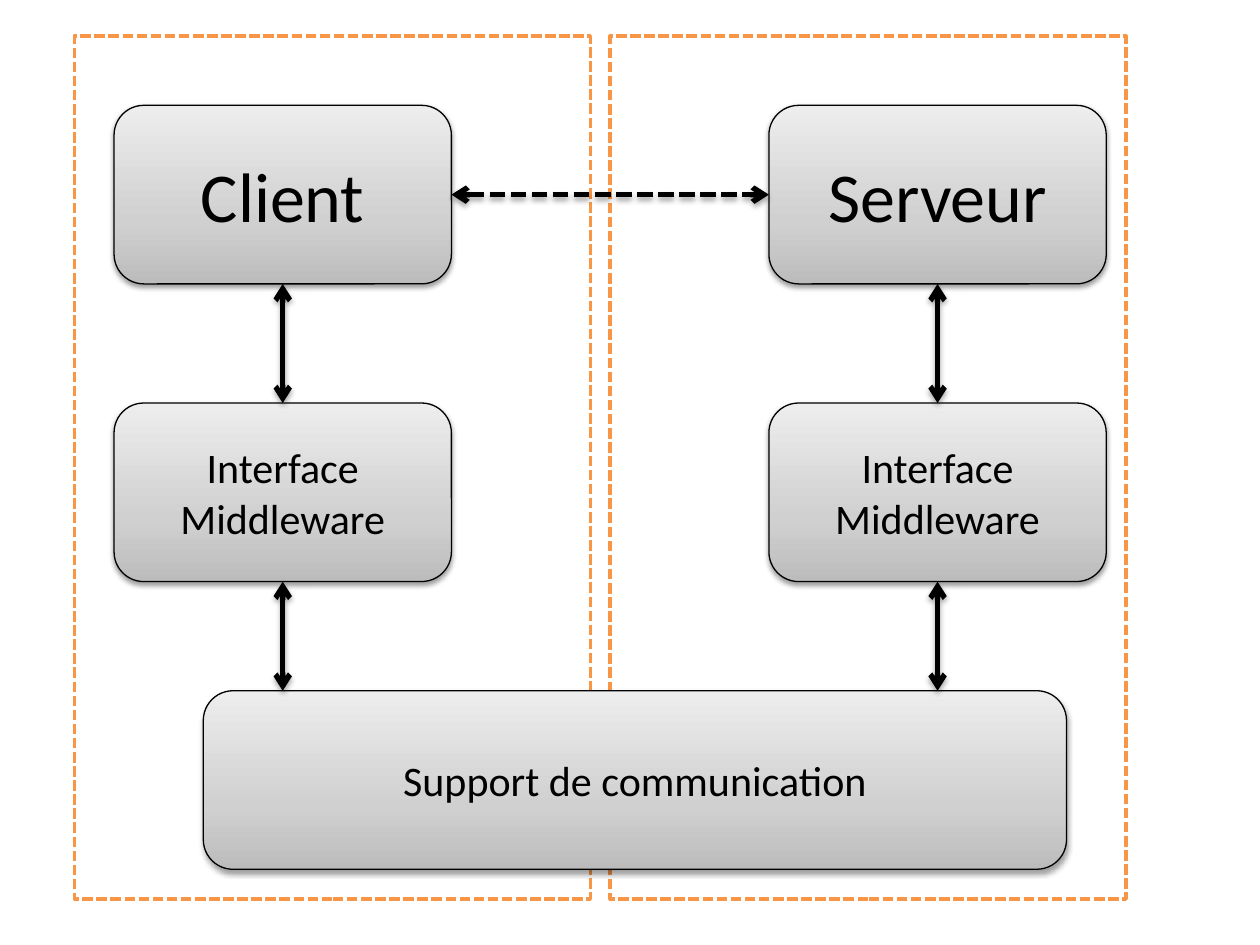
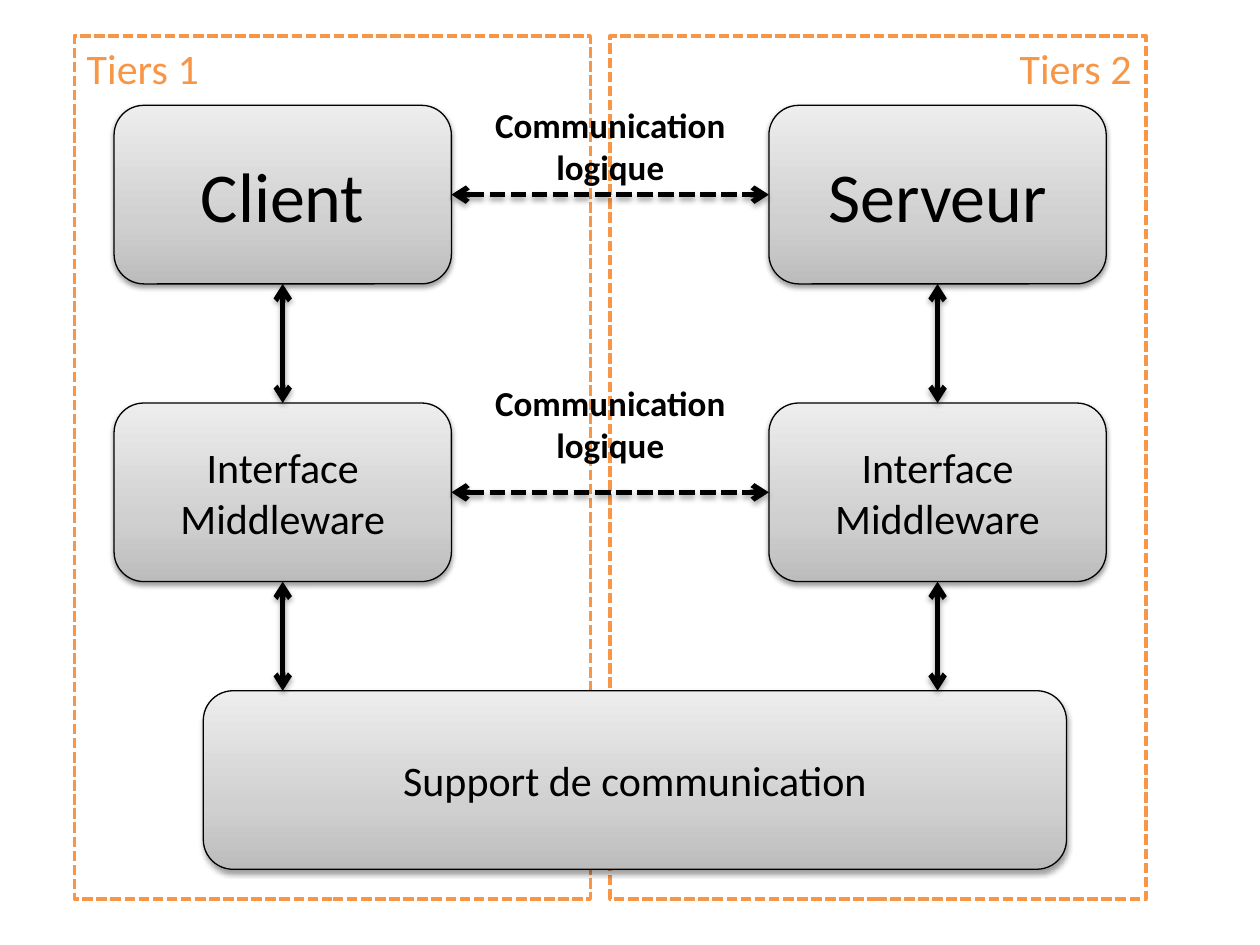
Before and after one commit to dduportal/dduportal.github.io, a slide deck: slide 3 of cours/ensg-asi-2014/src/img_gen.pptx. Drawn at 1260x945 pixels with LibreOffice and Linux fonts; fonts in the diff are those of the drawing. Boxes give left, top, right and bottom in pixels: in the first picture for what was removed or moved away, otherwise in the second. Text is boxed around its words. In the diff, an @@ line names an element or a change of style, - is before the commit and + after.

```diff
--- a/cours/ensg-asi-2014/src/img_gen.pptx
+++ b/cours/ensg-asi-2014/src/img_gen.pptx
@@ text added at bbox=[87, 55, 199, 85], 24 pt, text #F79646 @@
+Tiers 1
@@ rectangle: place and size @@
-rectangle at bbox=[610, 37, 1125, 900]
+rectangle at bbox=[610, 37, 1145, 900]
@@ text added at bbox=[1020, 55, 1131, 85], 24 pt, text #F79646 @@
+Tiers 2
@@ text added at bbox=[495, 109, 725, 189], 20 pt, text #000000, bold @@
+Communication
+logique
@@ text added at bbox=[495, 387, 725, 467], 20 pt, text #000000, bold @@
+Communication
+logique
@@ double arrow added from (451, 493) to (769, 493), #000000 3 pt dashed @@
```
Also in this commit, not shown: 2 slides added, 1 slide removed, 10 other files.
